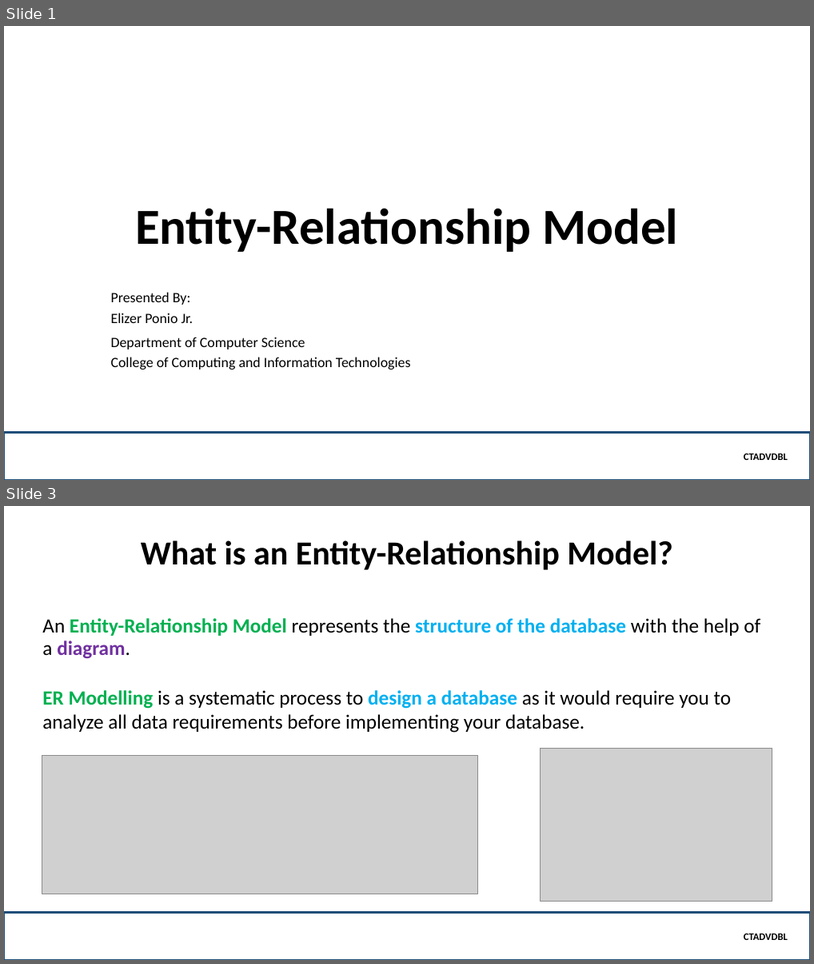
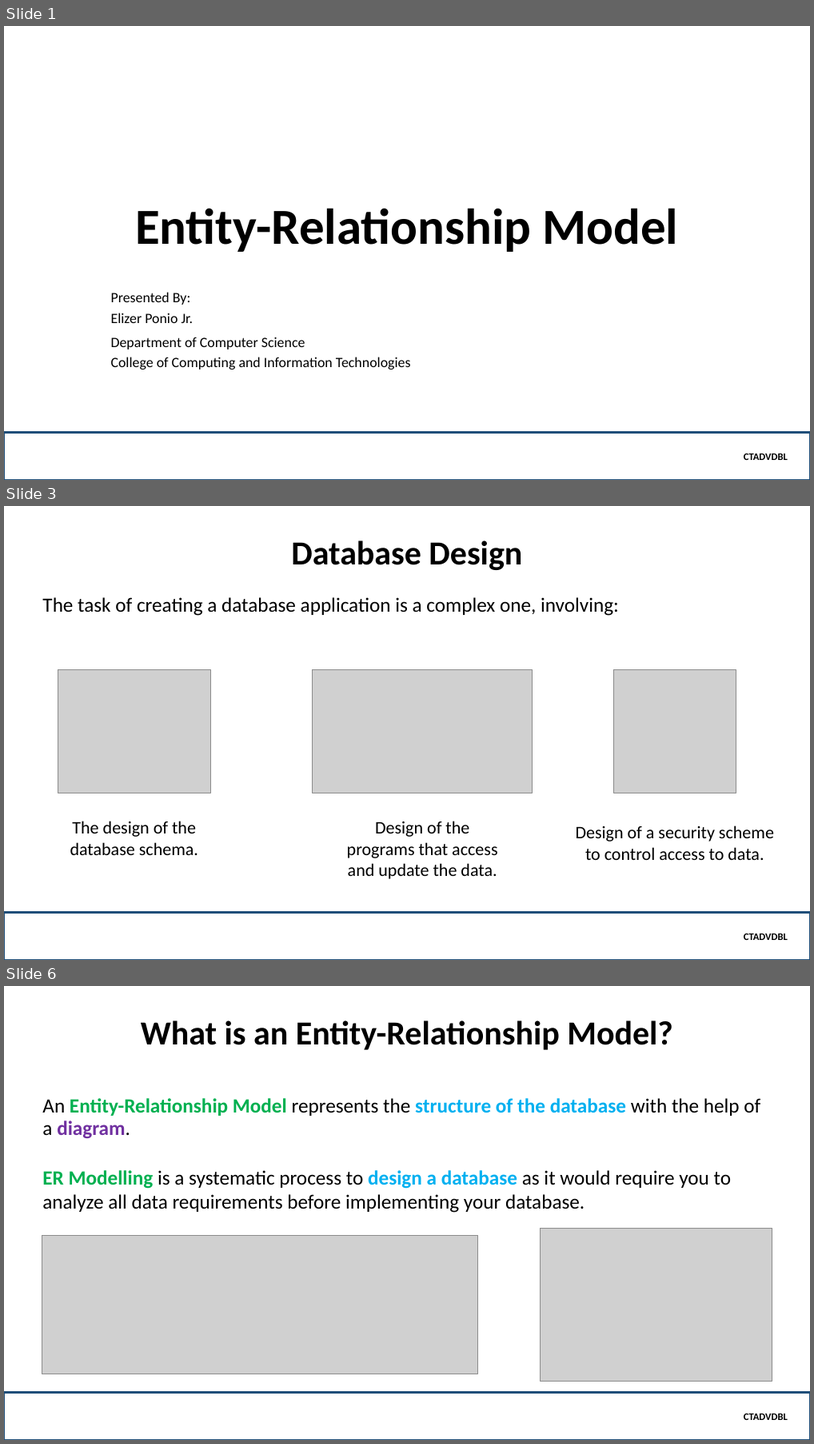
Before and after one commit to robitussin/CTADVDBL, a slide deck: Part 2 - Database Design/powerpoint/Entity Relationship Model.pptx. Shown one above the other, each under a label of ours: slides 1 and 3 before the commit, slides 1, 3 and 6 after it; the slides between them are not shown. The pictures are 814x964 and 814x1444 pixels, drawn with LibreOffice and Linux fonts; fonts in the diff are those of the drawing; grey boxes stand for pictures; background and template pictures are left out. Boxes give left, top, right and bottom in pixels: in the first picture for what was removed or moved away, otherwise in the second. Text is boxed around its words. In the diff, an @@ line names an element or a change of style, - is before the commit and + after.

```diff
--- a/Part 2 - Database Design/powerpoint/Entity Relationship Model.pptx
+++ b/Part 2 - Database Design/powerpoint/Entity Relationship Model.pptx
@@ slide 3 added at [4,506,810,960], background picture (left out) @@
@@ title added at [291,540,522,570], 40 pt, text #000000, bold @@
+Database Design
@@ subtitle added at [42,597,619,616], 24 pt, text #000000 @@
+The task of creating a database application is a complex one, involving:
@@ picture added at [58,669,210,792] @@
@@ picture added at [313,669,533,792] @@
@@ picture added at [614,669,738,792] @@
@@ text added at [70,820,198,855], 21 pt, text #000000 @@
+The design of the database schema.
@@ text added at [347,820,498,879], 21 pt, text #000000 @@
+Design of the programs that access and update the data.
@@ text added at [576,825,774,860], 21 pt, text #000000 @@
+Design of a security scheme to control access to data.
@@ rectangle added at [4,912,810,960], outline #1F4E79 2.25 pt, 12 pt, text #000000, bold @@
+CTADVDBL
@@ what was slide 3 is now slide 6 @@
```
Also in this commit, not shown: 5 slides changed, 2 other slides added.
